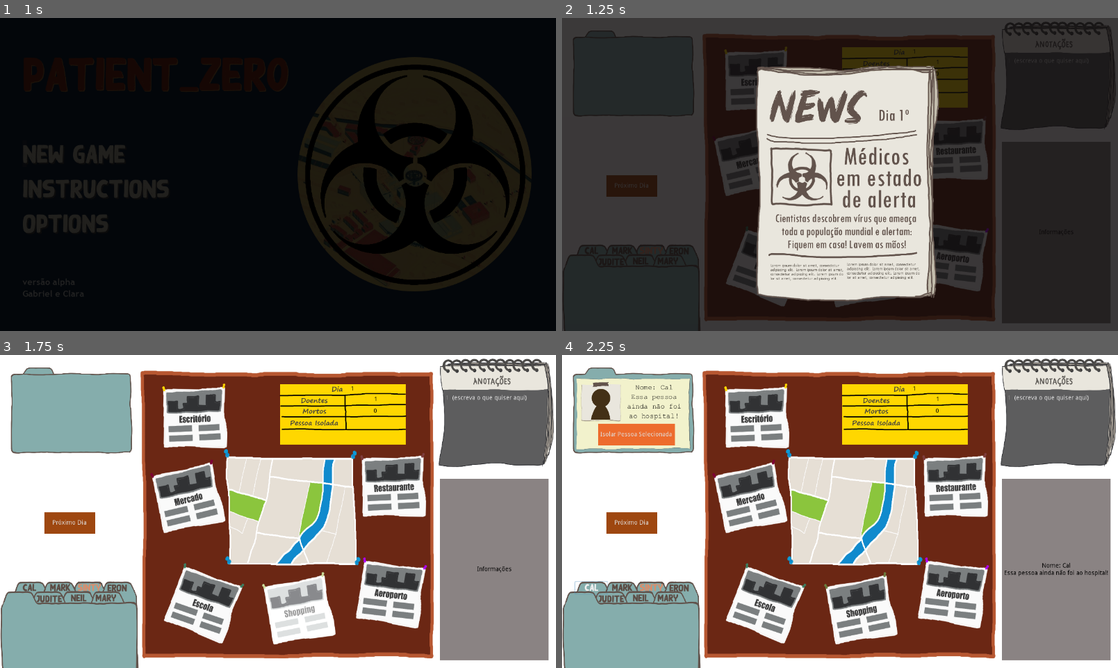
Above: before the commit, frames 1-4 (two rows, left to right).
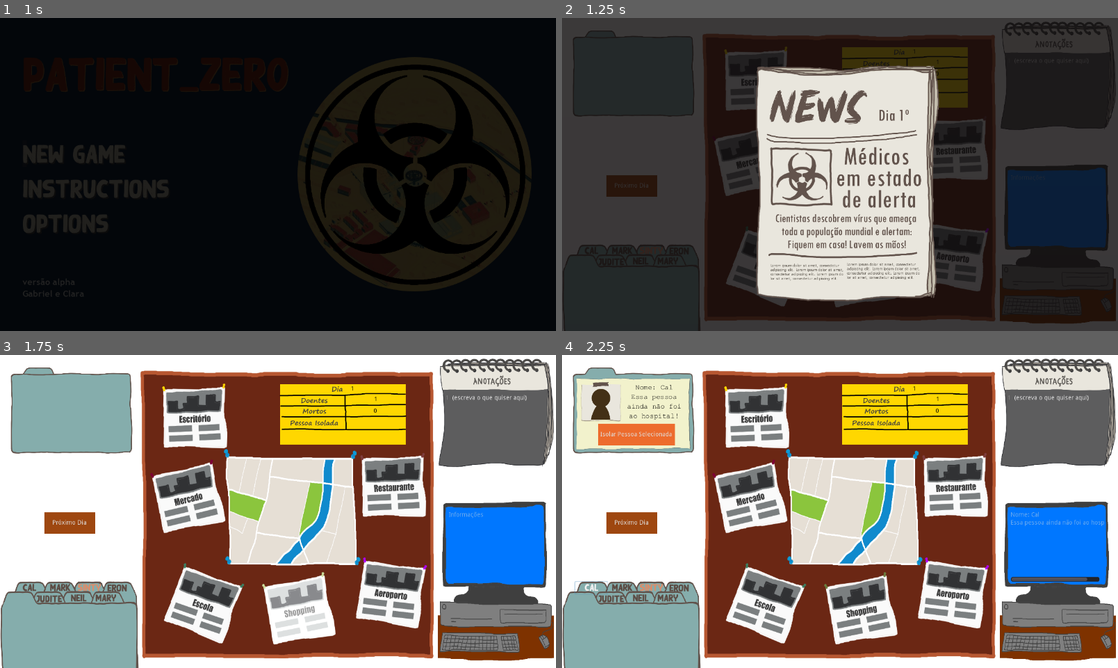
Above: after the commit, the same moments.

Repository: claraig/PatientZero
Game: Godot game, scene res://scenes/Menu.tscn
The game is run twice, just before and just after one commit, with the same random seed, the same clock (stepped at 60 frames per second) and the same inputs.
Inputs (mouse positions are in pixels of both pictures, inside the frame that each line leads up to):
- Up to frame 1 (1 s): click "new game" at 0.5 s
- Up to frame 2 (1.25 s): no input
- Up to frame 3 (1.75 s): click (300, 611) at 1.27 s
- Up to frame 4 (2.25 s): click "Cal" at 2 s

Frame 1 is identical in both runs. In frame 2, 5.4% of the frame differs, in the area x 78-100%, y 48-98%; in frame 3, 9.9%, in the area x 78-100%, y 39-98%; in frame 4, 9.9%.

Commit message:
computador de bordo

Diff:
--- a/scenes/town.tscn
+++ b/scenes/town.tscn
@@ -30,6 +30,7 @@
 [ext_resource path="res://assets/autoral/escritorio-hover.png" type="Texture" id=28]
 [ext_resource path="res://assets/autoral/aeroporto-hover.png" type="Texture" id=29]
 [ext_resource path="res://assets/autoral/painel-texto.png" type="Texture" id=30]
+[ext_resource path="res://assets/autoral/computer.png" type="Texture" id=31]
 
 [sub_resource type="GDScript" id=1]
 script/source = "extends Node2D
@@ -191,9 +192,9 @@
 	if(quantidadeMortos < pessoas.size()-1):
 		get_node('Sons/turno').play()
 		_passarTurno()
-		$jornal.show()
-		$jornal/j_mortes.show()
-		$bJornal.show()
+		$canvas_jornal/jornal.show()
+		$canvas_jornal/jornal/j_mortes.show()
+		$canvas_jornal/bJornal.show()
 	else:
 		get_node(\"display-canvas-bg/frase\").set_text(\"Todos Morreram! FIm de Jogo =(\")
 		get_node('Sons/perdeu').play()
@@ -224,8 +225,11 @@
 [sub_resource type="StyleBoxFlat" id=4]
 bg_color = Color( 1, 0.847059, 0, 1 )
 
+[sub_resource type="StyleBoxFlat" id=15]
+bg_color = Color( 0.6, 0.6, 0.6, 0 )
+
 [sub_resource type="StyleBoxFlat" id=5]
-bg_color = Color( 0.545098, 0.517647, 0.517647, 1 )
+bg_color = Color( 0.6, 0.6, 0.6, 0 )
 
 [sub_resource type="DynamicFontData" id=6]
 hinting = 0
@@ -448,20 +452,17 @@
 z_index = 5
 texture = ExtResource( 30 )
 
-[node name="painel" type="Label" parent="."]
-margin_left = 1013.0
-margin_top = 285.0
-margin_right = 1263.0
-margin_bottom = 702.0
+[node name="painel" type="TextEdit" parent="."]
+margin_left = 1033.0
+margin_top = 357.0
+margin_right = 1250.0
+margin_bottom = 522.0
+custom_styles/read_only = SubResource( 15 )
 custom_styles/normal = SubResource( 5 )
 custom_colors/font_color = Color( 0, 0, 0, 1 )
 text = "Informações"
-align = 1
-valign = 1
-autowrap = true
-__meta__ = {
-"_edit_use_anchors_": false
-}
+readonly = true
+smooth_scrolling = true
 
 [node name="painelFicha" type="Label" parent="."]
 margin_left = 138.0
@@ -989,6 +990,12 @@
 scale = Vector2( 0.191552, 0.250766 )
 z_index = -1
 texture = ExtResource( 20 )
+
+[node name="Sprite" type="Sprite" parent="."]
+position = Vector2( 1141.28, 521.238 )
+scale = Vector2( 0.262, 0.397 )
+z_index = -10
+texture = ExtResource( 31 )
 [connection signal="button_down" from="Places/Shopping/TextureButton" to="Places/Shopping" method="_on_TextureButton_button_down"]
 [connection signal="button_down" from="Places/Shopping/Button" to="Places/Shopping" method="_on_Button_button_down"]
 [connection signal="button_down" from="Places/Escola/TextureButton" to="Places/Escola" method="_on_TextureButton_button_down"]
Binary file added: assets/autoral/computer.png
Not shown, added: assets/autoral/computer.png.import
Binary file added: assets/autoral/isolar.png
Not shown, added: assets/autoral/isolar.png.import
Not shown: 1 places in scenes/town.tscn that only renumber resources
